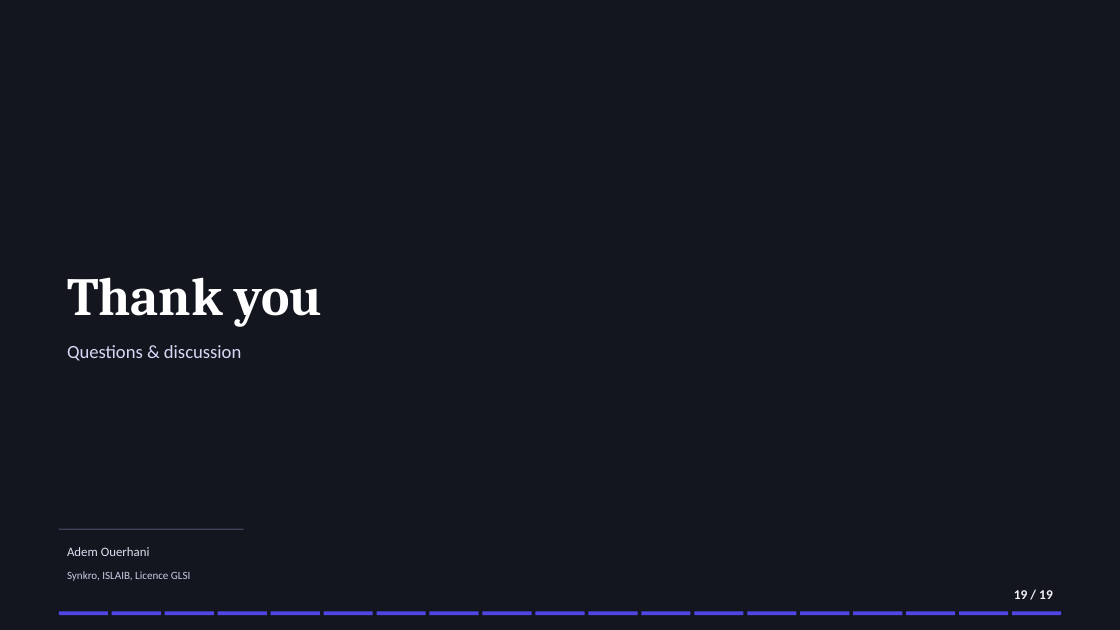
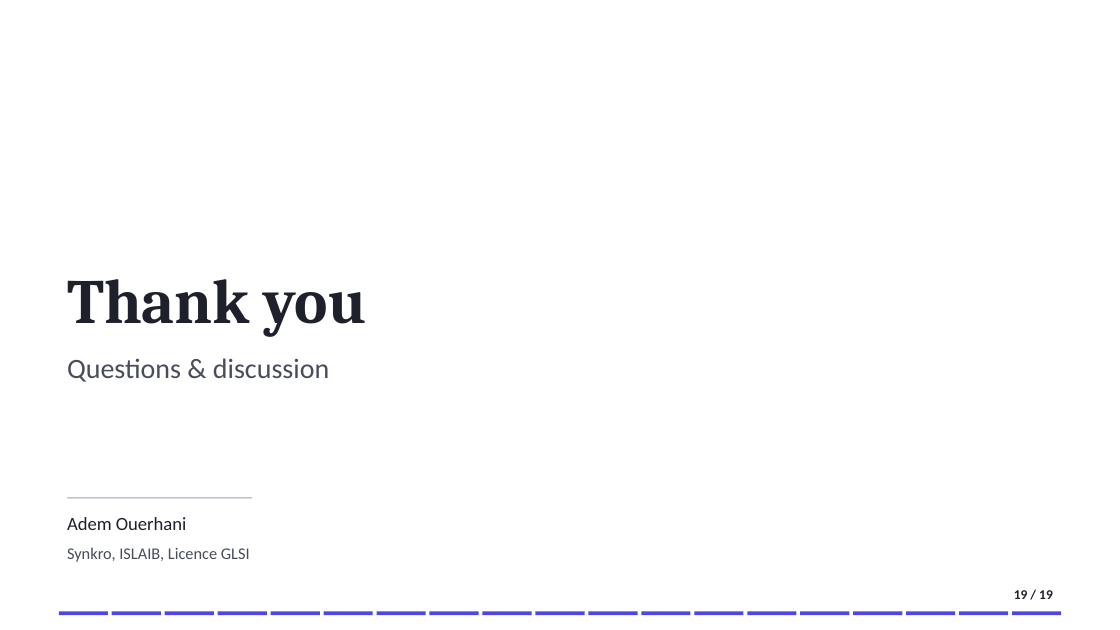
Before and after one commit to domdomxy/synkro, a slide deck: slide 19 of Synkro_PFA_Defense.pptx. Drawn at 1120x630 pixels with LibreOffice and Linux fonts; fonts in the diff are those of the drawing. Boxes give left, top, right and bottom in pixels: in the first picture for what was removed or moved away, otherwise in the second. Text is boxed around its words. In the diff, an @@ line names an element or a change of style, - is before the commit and + after.

```diff
--- a/Synkro_PFA_Defense.pptx
+++ b/Synkro_PFA_Defense.pptx
@@ background #14161F to #FFFFFF @@
@@ text "Thank you" at <box>67,279,367,337</box>: size 46 to 54 pt, text colour #FFFFFF to #1E202B @@
@@ text "Questions & discussion": place and size @@
-text "Questions & discussion" at <box>67,345,241,361</box>
+text "Questions & discussion" at <box>67,358,329,382</box>
@@ text "Questions & discussion" at <box>67,358,329,382</box>: size 16 to 24 pt, text colour #D6D8F5 to #484C5C @@
@@ text "Adem Ouerhani": place and size @@
-text "Adem Ouerhani" at <box>67,547,150,556</box>
+text "Adem Ouerhani" at <box>67,517,187,530</box>
@@ text "Adem Ouerhani" at <box>67,517,187,530</box>: size 11 to 16 pt, text colour #DEE0F2 to #1E202B @@
@@ line moved from (59, 529) - (244, 529) to (67, 498) - (252, 498) @@
@@ line (67, 498) - (252, 498): stroke #3E4258 1 pt to #9AA0B4 1 pt @@
@@ text "Synkro, ISLAIB, Licence GLSI": place and size @@
-text "Synkro, ISLAIB, Licence GLSI" at <box>67,571,190,581</box>
+text "Synkro, ISLAIB, Licence GLSI" at <box>67,547,250,562</box>
@@ text "Synkro, ISLAIB, Licence GLSI" at <box>67,547,250,562</box>: size 9.5 to 14 pt, text colour #C7CAE3 to #484C5C @@
@@ text "19 / 19" at <box>1014,590,1053,599</box>: text colour #F2F2F7 to #1E202B @@
```
Also in this commit, not shown: 2 other slides changed, 4 other files.
